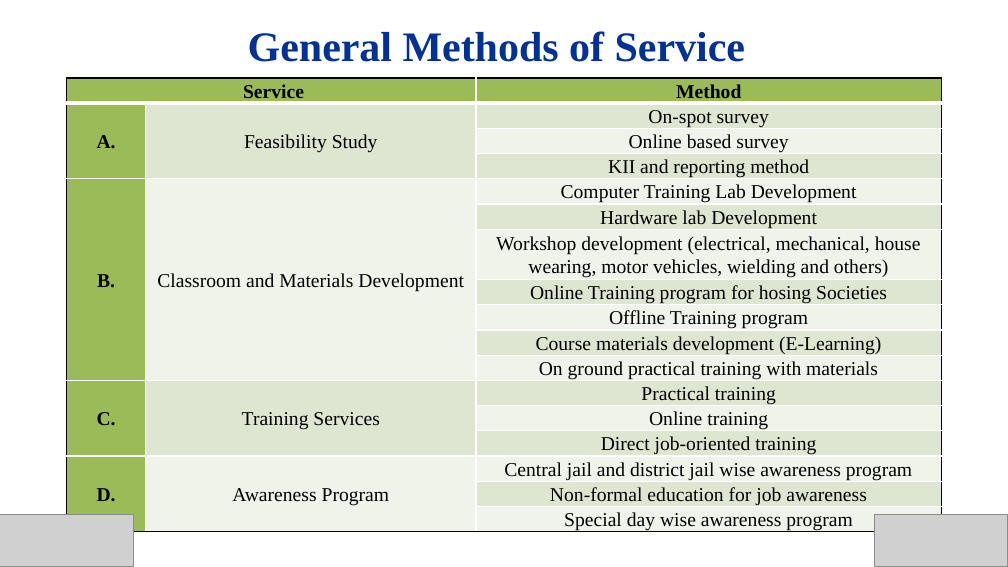
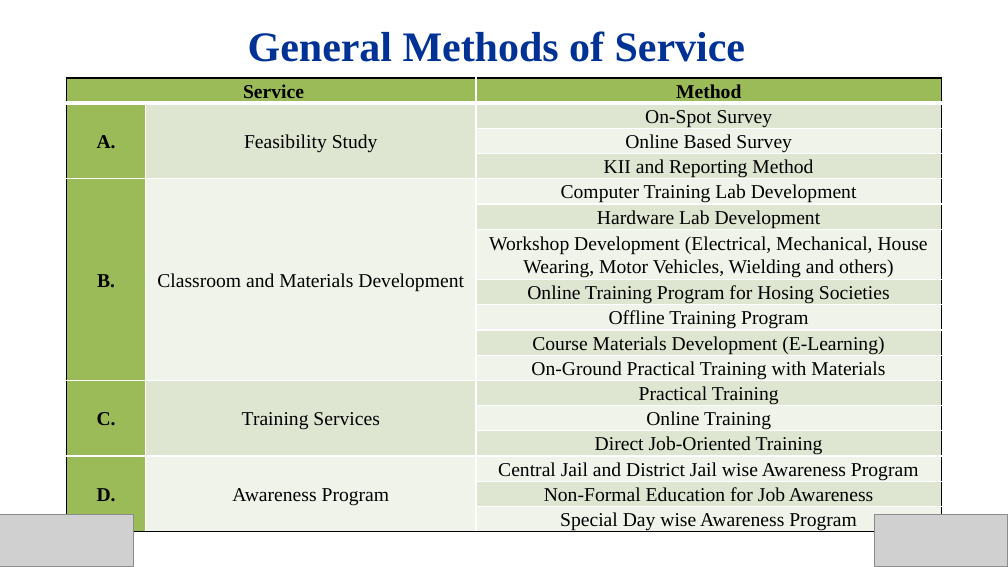
Before and after one commit to Shuvoneel/SRCL, a slide deck: slide 7 of Jail/Jail_Presentation.pptx. Drawn at 1008x567 pixels with LibreOffice and Linux fonts; fonts in the diff are those of the drawing; grey boxes stand for pictures. Boxes give left, top, right and bottom in pixels: in the first picture for what was removed or moved away, otherwise in the second. Text is boxed around its words. In the diff, an @@ line names an element or a change of style, - is before the commit and + after.

Commit message:
jail & seip updated

```diff
--- a/Jail/Jail_Presentation.pptx
+++ b/Jail/Jail_Presentation.pptx
@@ table at [67,78,942,535] @@
-row 2, column 3: On-spot survey
+row 2, column 3: On-Spot Survey
-row 3, column 3: Online based survey
+row 3, column 3: Online Based Survey
-row 4, column 3: KII and reporting method
+row 4, column 3: KII and Reporting Method
-row 6, column 3: Hardware lab Development
+row 6, column 3: Hardware Lab Development
-row 7, column 3: Workshop development (electrical, mechanical, house wearing, motor vehicles, wielding and others)
+row 7, column 3: Workshop Development (Electrical, Mechanical, House Wearing, Motor Vehicles, Wielding and others)
-row 8, column 3: Online Training program for hosing Societies
+row 8, column 3: Online Training Program for Hosing Societies
-row 9, column 3: Offline Training program
+row 9, column 3: Offline Training Program
-row 10, column 3: Course materials development (E-Learning)
+row 10, column 3: Course Materials Development (E-Learning)
-row 11, column 3: On ground practical training with materials
+row 11, column 3: On-Ground Practical Training with Materials
-row 12, column 3: Practical training
+row 12, column 3: Practical Training
-row 13, column 3: Online training
+row 13, column 3: Online Training
-row 14, column 3: Direct job-oriented training
+row 14, column 3: Direct Job-Oriented Training
-row 15, column 3: Central jail and district jail wise awareness program
+row 15, column 3: Central Jail and District Jail wise Awareness Program
-row 16, column 3: Non-formal education for job awareness
+row 16, column 3: Non-Formal Education for Job Awareness
-row 17, column 3: Special day wise awareness program
+row 17, column 3: Special Day wise Awareness Program
```
Also in this commit, not shown: 17 other slides changed, 38 other files.
